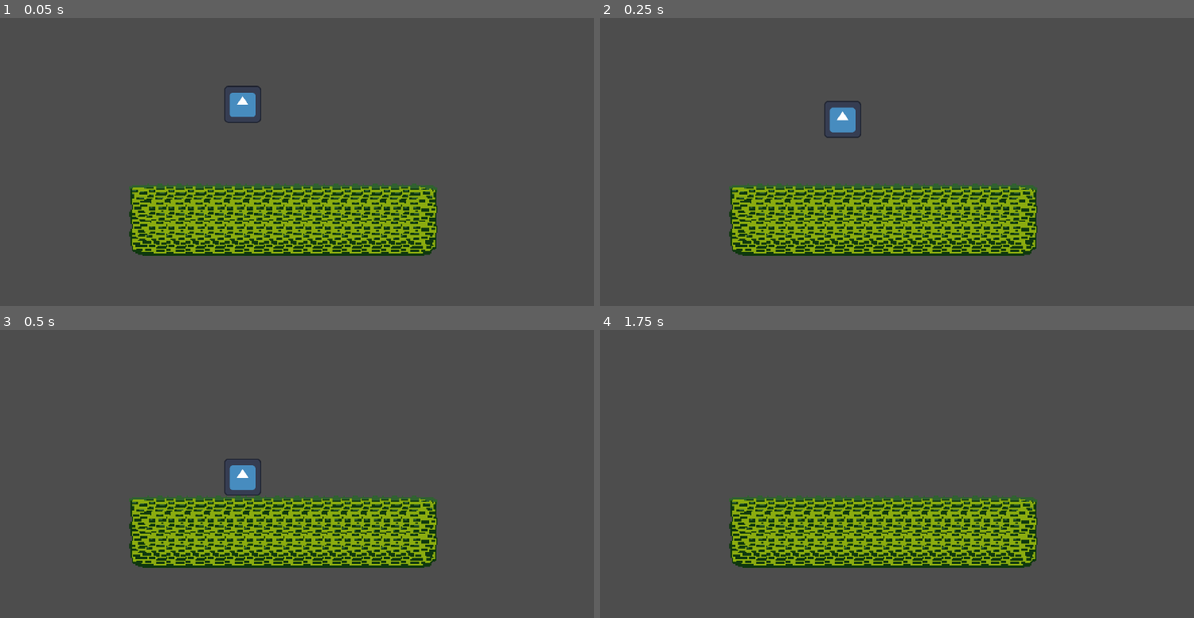
Above: before the commit, frames 1-4 (two rows, left to right).
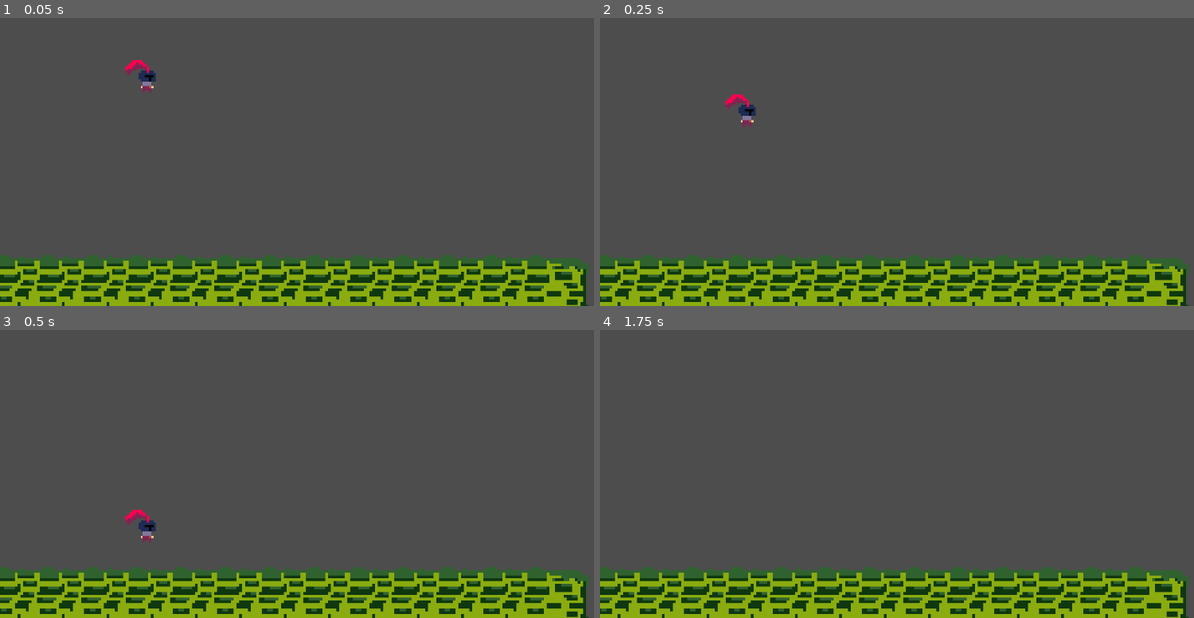
Above: after the commit, the same moments.

Repository: CBurgess97/godot-platformer
Game: Godot game, scene res://Game.tscn
The game is run twice, just before and just after one commit, with the same random seed, the same clock (stepped at 60 frames per second) and the same inputs. This scene is started directly instead of the project's main scene. The engine's default icon, where the game draws it, is replaced by a stand-in: a white triangle on a blue panel in a dark square.
Inputs:
- Up to frame 1 (0.05 s): no input
- Up to frame 2 (0.25 s): no input
- Up to frame 3 (0.5 s): no input
- Up to frame 4 (1.75 s): hold Right (ui_right) from 0.53 s (still down); tap Up (ui_up) at 0.77, 1.52 s

The runs differ from the first frame. In frame 1, 30% of the frame differs, in the area x 0-100%, y 14-100%; in frame 2, 30%, in the area x 0-100%, y 26-100%; in frame 3, 30%; in frame 4, 29%.

Commit message:
Add Player Sprite

Diff:
--- a/Game.tscn
+++ b/Game.tscn
@@ -17,4 +17,4 @@
 
 [node name="Camera2D" type="Camera2D" parent="."]
 position = Vector2(405, 353)
-zoom = Vector2(1.73, 1.73)
+zoom = Vector2(3.92, 3.92)
--- a/Player/player.tscn
+++ b/Player/player.tscn
@@ -4,13 +4,13 @@
 [ext_resource type="Script" uid="uid://ch4fn16ilr8ya" path="res://Player/Player States/player_state_machine.gd" id="2_fhl08"]
 [ext_resource type="Script" uid="uid://dddba1ll76pke" path="res://Player/Player States/player_idle_state.gd" id="3_vtle1"]
 [ext_resource type="Script" uid="uid://bfkuqx47iq0cy" path="res://Player/Player Components/player_movement_component.gd" id="4_od3ui"]
-[ext_resource type="Texture2D" uid="uid://c5tcypado87g6" path="res://icon.svg" id="5_00tjw"]
+[ext_resource type="SpriteFrames" uid="uid://dw5j76iikoru7" path="res://Resources/little_knight.tres" id="5_k53q1"]
 
 [sub_resource type="CapsuleShape2D" id="CapsuleShape2D_k53q1"]
-radius = 14.0
-height = 36.0
+radius = 6.0
+height = 16.0
 
-[node name="Player" type="CharacterBody2D"]
+[node name="CollisionShape2D" type="CharacterBody2D"]
 script = ExtResource("1_k53q1")
 
 [node name="PlayerStateMachine" type="Node" parent="." node_paths=PackedStringArray("starting_state")]
@@ -26,9 +26,10 @@
 gravity = 500.0
 friction = 6000.0
 
-[node name="Sprite2D" type="Sprite2D" parent="."]
-scale = Vector2(0.305, 0.305)
-texture = ExtResource("5_00tjw")
-
 [node name="CollisionShape2D" type="CollisionShape2D" parent="."]
 shape = SubResource("CapsuleShape2D_k53q1")
+
+[node name="AnimatedSprite2D" type="AnimatedSprite2D" parent="."]
+position = Vector2(-2, 0)
+sprite_frames = ExtResource("5_k53q1")
+animation = &"idle"
--- /dev/null
+++ b/Resources/little_knight.tres
@@ -0,0 +1,61 @@
+[gd_resource type="SpriteFrames" load_steps=7 format=3 uid="uid://dw5j76iikoru7"]
+
+[ext_resource type="Texture2D" uid="uid://dbp1pdqe23dxu" path="res://Resources/Sprites/Little Knight.png" id="1_rgl5v"]
+
+[sub_resource type="AtlasTexture" id="AtlasTexture_b7r0r"]
+atlas = ExtResource("1_rgl5v")
+region = Rect2(64, 0, 16, 16)
+
+[sub_resource type="AtlasTexture" id="AtlasTexture_gruiq"]
+atlas = ExtResource("1_rgl5v")
+region = Rect2(0, 0, 16, 16)
+
+[sub_resource type="AtlasTexture" id="AtlasTexture_slm3p"]
+atlas = ExtResource("1_rgl5v")
+region = Rect2(48, 0, 16, 16)
+
+[sub_resource type="AtlasTexture" id="AtlasTexture_ggi2y"]
+atlas = ExtResource("1_rgl5v")
+region = Rect2(16, 0, 16, 16)
+
+[sub_resource type="AtlasTexture" id="AtlasTexture_l5g64"]
+atlas = ExtResource("1_rgl5v")
+region = Rect2(32, 0, 16, 16)
+
+[resource]
+animations = [{
+"frames": [{
+"duration": 1.0,
+"texture": SubResource("AtlasTexture_b7r0r")
+}],
+"loop": true,
+"name": &"fall",
+"speed": 5.0
+}, {
+"frames": [{
+"duration": 1.0,
+"texture": SubResource("AtlasTexture_gruiq")
+}],
+"loop": true,
+"name": &"idle",
+"speed": 5.0
+}, {
+"frames": [{
+"duration": 1.0,
+"texture": SubResource("AtlasTexture_slm3p")
+}],
+"loop": true,
+"name": &"jump",
+"speed": 5.0
+}, {
+"frames": [{
+"duration": 1.0,
+"texture": SubResource("AtlasTexture_ggi2y")
+}, {
+"duration": 1.0,
+"texture": SubResource("AtlasTexture_l5g64")
+}],
+"loop": true,
+"name": &"walk_right",
+"speed": 5.0
+}]
Binary file added: Resources/Sprites/Little Knight.png
Not shown, added: Resources/Sprites/Little Knight.png.import
